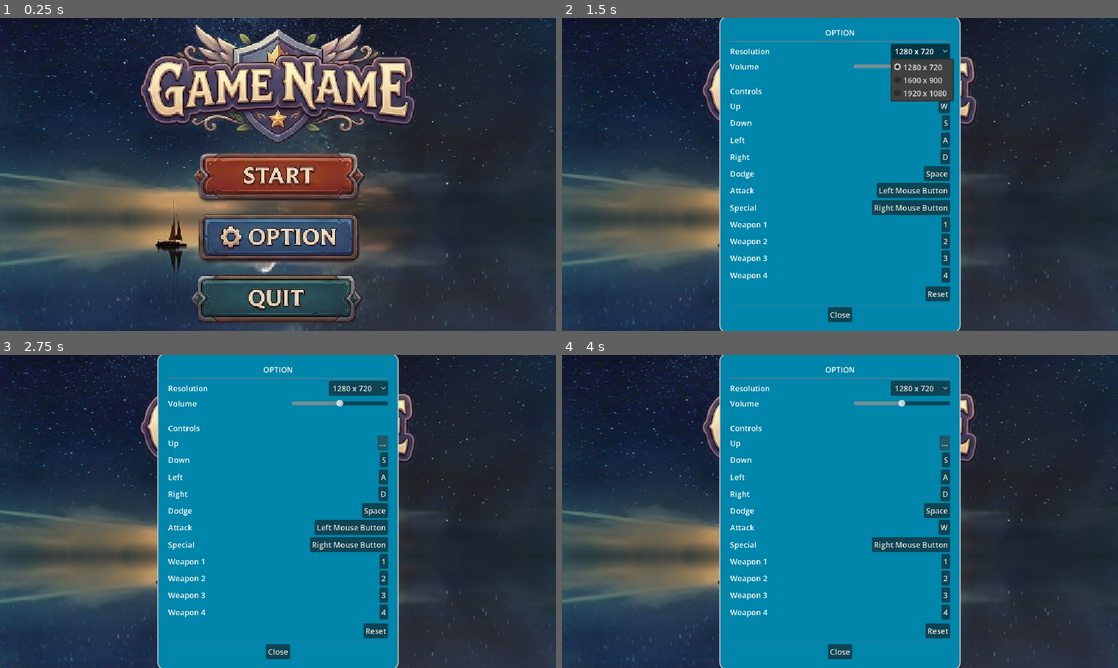
Above: before the commit, frames 1-4 (two rows, left to right).
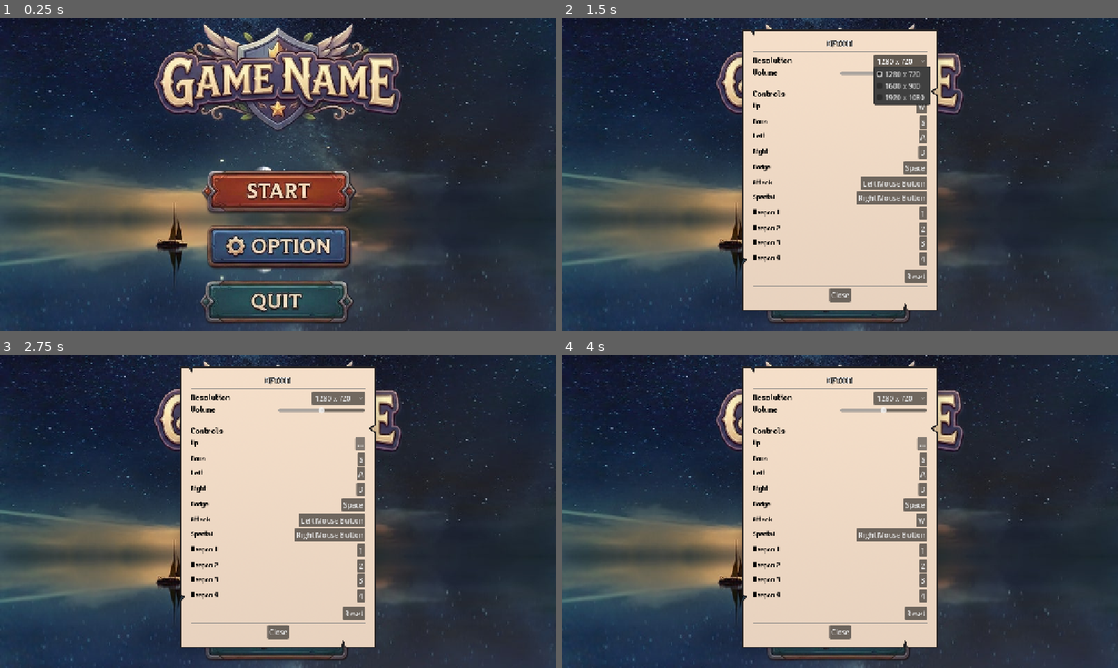
Above: after the commit, the same moments.

Repository: sqlimitless/Clipper
Game: Godot game, scene res://scenes/main_menu/main_menu.tscn
Two runs of this game, one before a commit and one after it. Both use one fixed random seed, a clock stepped at 60 frames per second and the inputs below.
Inputs (mouse positions are in pixels of both pictures, inside the frame that each line leads up to; where the layout moved, square brackets give the same spot in the first picture):
- Up to frame 1 (0.25 s): no input
- Up to frame 2 (1.5 s): click (840, 246) [840, 237] at 0.5 s; click "1280 x 720" at 1.25 s
- Up to frame 3 (2.75 s): click "W" at 2 s
- Up to frame 4 (4 s): click "..." at 2.75 s; click "Left Mouse Button" at 3.5 s

The runs differ from the first frame. In frame 1, 22% of the frame differs, in the area x 0-100%, y 0-99%; in frame 2, 44%; in frame 3, 44%; in frame 4, 44%, in the area x 0-100%, y 0-100%.

Commit message:
design: option_menu design 변경(panel 변경, font 변경) ui assets에 PaperUIKit 추가, fonts에 Neo둥근모 추가

Diff:
--- a/project.godot
+++ b/project.godot
@@ -16,6 +16,8 @@
 
 [display]
 
+window/size/viewport_width=1280
+window/size/viewport_height=720
 window/stretch/mode="canvas_items"
 
 [dotnet]
--- a/scenes/option_menu/option_menu.gd
+++ b/scenes/option_menu/option_menu.gd
@@ -35,18 +35,13 @@
 
 	# 1. 해상도 설정 초기화
 	resolution_option.clear()
-	var default_res_index = 0  # "1280 x 720"의 인덱스
-	var count = 0
+	var current_res_str = "%d x %d" % [get_window().size.x, get_window().size.y]
 
 	for res_text in resolutions.keys():
 		resolution_option.add_item(res_text)
-		if res_text == "1280 x 720":
-			default_res_index = count
-		count += 1
+		if res_text == current_res_str:
+			resolution_option.selected = resolution_option.item_count - 1
 
-	# 초기 해상도 강제 적용 (1280x720)
-	resolution_option.selected = default_res_index
-	_on_resolution_selected(default_res_index)
 	resolution_option.item_selected.connect(_on_resolution_selected)
 
 	# 2. 볼륨 설정 초기화
--- a/scenes/option_menu/option_menu.tscn
+++ b/scenes/option_menu/option_menu.tscn
@@ -2,17 +2,11 @@
 
 [ext_resource type="Script" uid="uid://ckakxc5rvthlj" path="res://scenes/option_menu/option_menu.gd" id="1_crp5d"]
 [ext_resource type="PackedScene" uid="uid://7itpyjlmkhx0" path="res://scenes/option_menu/remap_button.tscn" id="2_mnvf0"]
+[ext_resource type="Texture2D" uid="uid://dd4n5dh5al2g3" path="res://assets/ui/PaperUIKit/PNGs/Backgrounds/BackgroundSettingsMenu.png" id="3_ot3p4"]
+[ext_resource type="FontFile" uid="uid://cveky7wkwhugk" path="res://assets/fonts/NeoDunggeunmoPro-Regular.ttf" id="4_5kee6"]
 
-[sub_resource type="StyleBoxFlat" id="StyleBoxFlat_crp5d"]
-bg_color = Color(4.7168137e-06, 0.52119225, 0.66958827, 1)
-border_width_left = 2
-border_width_top = 2
-border_width_right = 2
-border_width_bottom = 2
-corner_radius_top_left = 15
-corner_radius_top_right = 15
-corner_radius_bottom_right = 15
-corner_radius_bottom_left = 15
+[sub_resource type="StyleBoxTexture" id="StyleBoxTexture_5kee6"]
+texture = ExtResource("3_ot3p4")
 
 [node name="OptionMenu" type="CanvasLayer" unique_id=1658779675]
 process_mode = 3
@@ -32,21 +26,28 @@
 offset_bottom = 77.5
 grow_horizontal = 2
 grow_vertical = 2
-theme_override_styles/panel = SubResource("StyleBoxFlat_crp5d")
+theme_override_styles/panel = SubResource("StyleBoxTexture_5kee6")
 
 [node name="MarginContainer" type="MarginContainer" parent="PanelContainer" unique_id=717022663]
 layout_mode = 2
-theme_override_constants/margin_left = 20
-theme_override_constants/margin_top = 20
-theme_override_constants/margin_right = 20
-theme_override_constants/margin_bottom = 20
+theme_override_constants/margin_left = 50
+theme_override_constants/margin_top = 50
+theme_override_constants/margin_right = 50
+theme_override_constants/margin_bottom = 70
 
 [node name="VBoxContainer" type="VBoxContainer" parent="PanelContainer/MarginContainer" unique_id=1303265043]
 layout_mode = 2
 
 [node name="Title" type="Label" parent="PanelContainer/MarginContainer/VBoxContainer" unique_id=1925313191]
 layout_mode = 2
+theme_override_colors/font_color = Color(1, 1, 1, 1)
 theme_override_colors/font_outline_color = Color(0, 0, 0, 1)
+theme_override_constants/shadow_offset_x = 10
+theme_override_constants/shadow_offset_y = 10
+theme_override_constants/outline_size = 6
+theme_override_constants/shadow_outline_size = 10
+theme_override_fonts/font = ExtResource("4_5kee6")
+theme_override_font_sizes/font_size = 20
 text = "OPTION"
 horizontal_alignment = 1
 
@@ -58,6 +59,9 @@
 
 [node name="Resolution" type="Label" parent="PanelContainer/MarginContainer/VBoxContainer/ResolutionHBox" unique_id=520861189]
 layout_mode = 2
+theme_override_colors/font_color = Color(0, 0, 0, 1)
+theme_override_fonts/font = ExtResource("4_5kee6")
+theme_override_font_sizes/font_size = 20
 text = "Resolution"
 
 [node name="Spacer" type="Control" parent="PanelContainer/MarginContainer/VBoxContainer/ResolutionHBox" unique_id=2086744690]
@@ -72,6 +76,9 @@
 
 [node name="Volume" type="Label" parent="PanelContainer/MarginContainer/VBoxContainer/VolumeHBox" unique_id=1589831032]
 layout_mode = 2
+theme_override_colors/font_color = Color(0, 0, 0, 1)
+theme_override_fonts/font = ExtResource("4_5kee6")
+theme_override_font_sizes/font_size = 20
 text = "Volume"
 
 [node name="Spacer" type="Control" parent="PanelContainer/MarginContainer/VBoxContainer/VolumeHBox" unique_id=2076768870]
@@ -89,6 +96,9 @@
 
 [node name="Controls" type="Label" parent="PanelContainer/MarginContainer/VBoxContainer" unique_id=1649304347]
 layout_mode = 2
+theme_override_colors/font_color = Color(0, 0, 0, 1)
+theme_override_fonts/font = ExtResource("4_5kee6")
+theme_override_font_sizes/font_size = 20
 text = "Controls"
 
 [node name="KeyList" type="VBoxContainer" parent="PanelContainer/MarginContainer/VBoxContainer" unique_id=715887678]
--- a/scenes/option_menu/remap_button.tscn
+++ b/scenes/option_menu/remap_button.tscn
@@ -1,6 +1,7 @@
 [gd_scene format=3 uid="uid://7itpyjlmkhx0"]
 
 [ext_resource type="Script" uid="uid://dokcbbqms8y4y" path="res://scenes/option_menu/remap_button.gd" id="1_q6hat"]
+[ext_resource type="FontFile" uid="uid://cveky7wkwhugk" path="res://assets/fonts/NeoDunggeunmoPro-Regular.ttf" id="2_2nf1m"]
 
 [node name="remap_button" type="HBoxContainer" unique_id=198217580]
 offset_right = 40.0
@@ -9,6 +10,9 @@
 
 [node name="ActionLabel" type="Label" parent="." unique_id=1590595961]
 layout_mode = 2
+theme_override_colors/font_color = Color(0, 0, 0, 1)
+theme_override_fonts/font = ExtResource("2_2nf1m")
+theme_override_font_sizes/font_size = 16
 
 [node name="Spacer" type="Control" parent="." unique_id=1888732186]
 layout_mode = 2
Binary file added: assets/fonts/NeoDunggeunmoPro-Regular.ttf
Not shown, added: assets/fonts/NeoDunggeunmoPro-Regular.ttf.import
Binary file added: assets/ui/PaperUIKit/PNGs/Backgrounds/BackgroundBar.png
Not shown, added: assets/ui/PaperUIKit/PNGs/Backgrounds/BackgroundBar.png.import
Binary file added: assets/ui/PaperUIKit/PNGs/Backgrounds/BackgroundCheckboxMenu.png
Not shown, added: assets/ui/PaperUIKit/PNGs/Backgrounds/BackgroundCheckboxMenu.png.import
Binary file added: assets/ui/PaperUIKit/PNGs/Backgrounds/BackgroundDialogue.png
Not shown, added: assets/ui/PaperUIKit/PNGs/Backgrounds/BackgroundDialogue.png.import
Binary file added: assets/ui/PaperUIKit/PNGs/Backgrounds/BackgroundDialogueContainer.png
Not shown, added: assets/ui/PaperUIKit/PNGs/Backgrounds/BackgroundDialogueContainer.png.import
Binary file added: assets/ui/PaperUIKit/PNGs/Backgrounds/BackgroundExitMenu.png
Not shown, added: assets/ui/PaperUIKit/PNGs/Backgrounds/BackgroundExitMenu.png.import
(and 186 more such lines)
